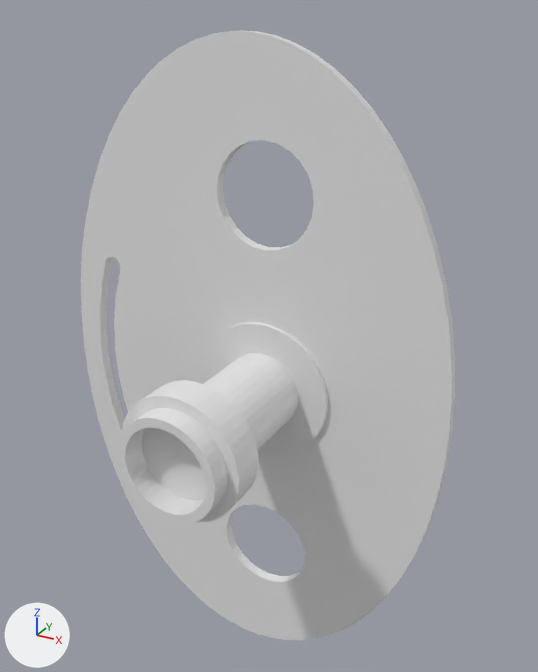
Renders of the COLLADA model models/teo/meshes/visual/RootWaist_links.dae from each side of a commit.
Both versions are drawn from a 50 mm lens placed at (0.245, -0.446, 0.263), pointed at (0.013, -0.024, 0.052). Lighting does not change. The marker at lower left points along +X, +Y and +Z.

Names of what the first picture shows: 'node'.
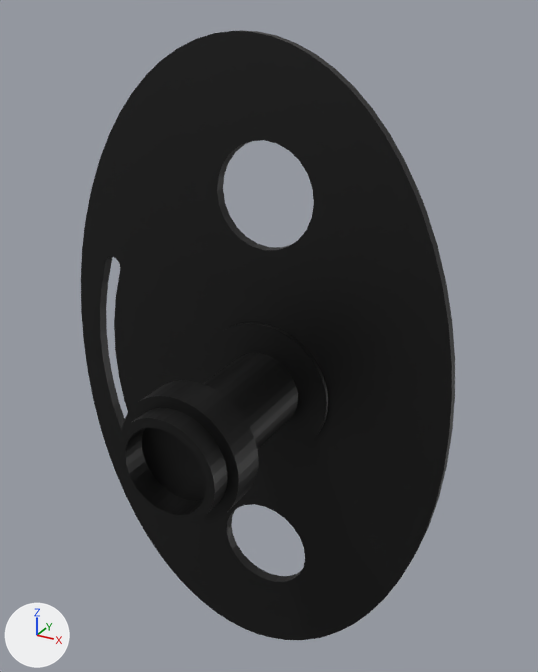
Diff of the bpy script that builds the scene:
```diff
--- a/models/teo/meshes/visual/RootWaist_links.dae.py
+++ b/models/teo/meshes/visual/RootWaist_links.dae.py
@@ mat_vertex_colours @@
+mat_vertex_colours = bpy.data.materials.new('Vertex colours')
+mat_vertex_colours.use_nodes = True; mat_vertex_colours.node_tree.nodes.clear()
+_N = mat_vertex_colours.node_tree.nodes; _L = mat_vertex_colours.node_tree.links
+n0 = _N.new('ShaderNodeBsdfPrincipled'); n0.name = 'Principled BSDF'
+n1 = _N.new('ShaderNodeOutputMaterial'); n1.name = 'Material Output'
+n2 = _N.new('ShaderNodeVertexColor'); n2.name = 'Color Attribute'
+n2.layer_name = 'Col'
+_L.new(n0.outputs[0], n1.inputs[0])  # 'BSDF' to 'Surface'
+_L.new(n2.outputs[0], n0.inputs[0])  # 'Color' to 'Base Color'
@@ me_shape0 @@
 me_shape0.from_pydata(...)  # 756 vertices, 1520 faces; spans x -0.178..0.142, y -0.135..0.0, z -0.25..0.25
+me_shape0.materials.append(mat_vertex_colours)
```

Where the change shows, as pixel boxes [x1, y1, x2, y2] in the pictures (538 x 672 px):
'node', recoloured (grey to black): [81, 30, 455, 640] in both
